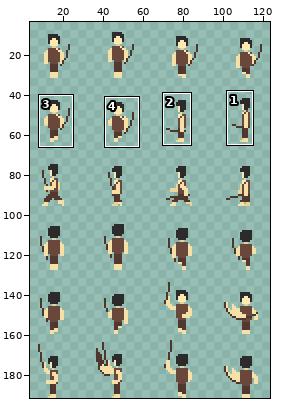
Edited in one commit: pixel-art file (player/player_sprite.ase). Above, an overview of the earlier version with the close-up marked.
Close-up. Earlier state:
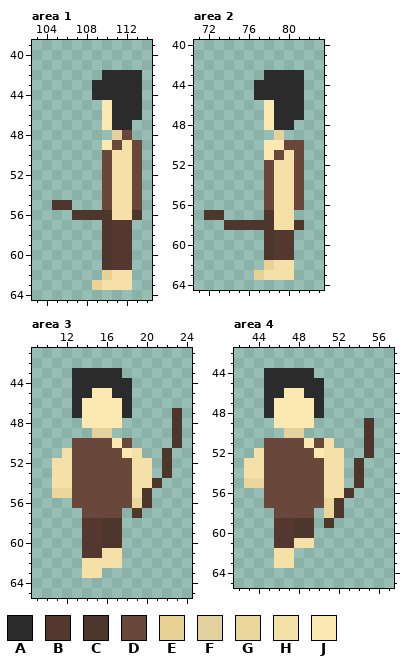
128x192 pixels, 1 frame. Colours within 5 levels of each other are drawn and written as one. Shown: area 1: x 103..114, y 39..64; area 2: x 71..83, y 40..64; area 3: x 9..24, y 41..65; area 4: x 42..57, y 42..65. The wide view leaves out empty margins. The commit also changed other parts of the picture, which this record leaves out.
Palette (. is transparent): A #2b2b2b  B #54372e  C #4d362b  D #69473a  E #e8d294  F #e3d19e  G #ebd69c  H #f5e1a7  J #fce9b2
And afterwards:
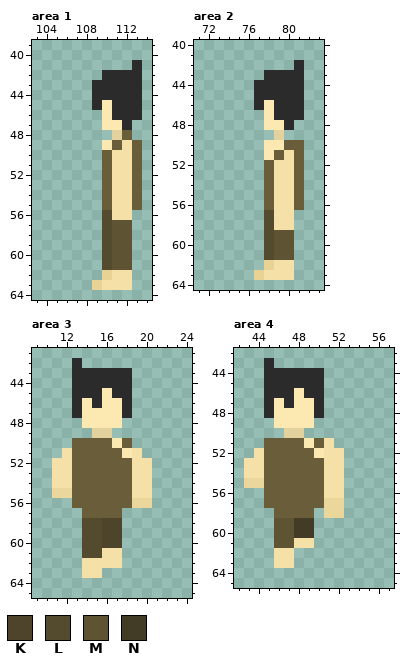
Colours new in this view: K #4d442b  L #544a2e  M #5e5333  N #423b26
What changed:
{"change": "layer \"colored_player\" now shown"}
{"change": "layer \"colored_villager_hunter\" now hidden"}
{"colour":"D","old":"#69473a","new":"#695d3a"}
{"where": "area 1"}
{"y":41,"x":113,"old":".","new":"A"}
{"y":45,"x":109,"old":".","new":"A"}
{"y":47,"x":111,"old":"A","new":"J"}
{"y":55,"x":105,"old":"CC","new":".."}
{"y":56,"x":107,"old":"CCCC","new":"...L"}
{"y":56,"x":113,"old":"C","new":"."}
{"y":57,"x":110,"old":"CBB","new":"LMM"}
{"y":58,"x":110,"old":"CBB","new":"LMM"}
{"y":59,"x":110,"old":"CBB","new":"LMM"}
{"y":60,"x":110,"old":"CBB","new":"LMM"}
{"y":61,"x":110,"old":"CBB","new":"LMM"}
{"where": "area 2"}
{"y":42,"x":81,"old":".","new":"A"}
{"y":46,"x":77,"old":".","new":"A"}
{"y":48,"x":79,"old":"A","new":"J"}
{"y":57,"x":72,"old":"CC","new":".."}
{"y":57,"x":78,"old":"C","new":"L"}
{"y":58,"x":74,"old":"CCCCC","new":"....L"}
{"y":58,"x":81,"old":"C","new":"."}
{"y":59,"x":78,"old":"CBB","new":"LMM"}
{"y":60,"x":78,"old":"CBB","new":"LMM"}
{"y":61,"x":78,"old":"CBB","new":"LMM"}
{"where": "area 3"}
{"y":42,"x":13,"old":".","new":"A"}
{"y":43,"x":18,"old":".","new":"A"}
{"y":45,"x":15,"old":"J","new":"A"}
{"y":46,"x":15,"old":"J","new":"A"}
{"y":47,"x":23,"old":"C","new":"."}
{"y":48,"x":23,"old":"C","new":"."}
{"y":49,"x":23,"old":"C","new":"."}
{"y":50,"x":23,"old":"C","new":"."}
{"y":51,"x":22,"old":"C","new":"."}
{"y":52,"x":22,"old":"C","new":"."}
{"y":53,"x":22,"old":"C","new":"."}
{"y":54,"x":21,"old":"C","new":"."}
{"y":55,"x":20,"old":"C","new":"H"}
{"y":56,"x":20,"old":"C","new":"G"}
{"y":57,"x":19,"old":"C","new":"."}
{"y":58,"x":14,"old":"BBCC","new":"LLKK"}
{"y":59,"x":14,"old":"BBCC","new":"LLKK"}
{"y":60,"x":14,"old":"BBCC","new":"LLKK"}
{"y":61,"x":14,"old":"BB","new":"LL"}
{"where": "area 4"}
{"y":43,"x":45,"old":".","new":"A"}
{"y":44,"x":50,"old":".","new":"A"}
{"y":46,"x":47,"old":"J","new":"A"}
{"y":47,"x":47,"old":"J","new":"A"}
{"y":49,"x":55,"old":"C","new":"."}
{"y":50,"x":55,"old":"C","new":"."}
{"y":51,"x":55,"old":"C","new":"."}
{"y":52,"x":55,"old":"C","new":"."}
{"y":53,"x":54,"old":"C","new":"."}
{"y":54,"x":54,"old":"C","new":"."}
{"y":55,"x":54,"old":"C","new":"."}
{"y":56,"x":53,"old":"C","new":"."}
{"y":57,"x":52,"old":"C","new":"G"}
{"y":58,"x":52,"old":"C","new":"G"}
{"y":59,"x":46,"old":"BBCC","new":"MMNN"}
{"y":59,"x":51,"old":"C","new":"."}
{"y":60,"x":46,"old":"BBCC","new":"MMNN"}
{"y":61,"x":46,"old":"BB","new":"MM"}
{"label":"added","picture_box":[132,60,142,70]}
{"label":"changed","picture_box":[52,100,142,270]}
{"label":"added","picture_box":[294,60,304,70]}
{"label":"changed","picture_box":[204,100,304,260]}
{"label":"changed","picture_box":[72,358,132,408]}
{"label":"changed","picture_box":[72,408,182,558]}
{"label":"changed","picture_box":[264,358,324,408]}
{"label":"changed","picture_box":[264,418,374,548]}
